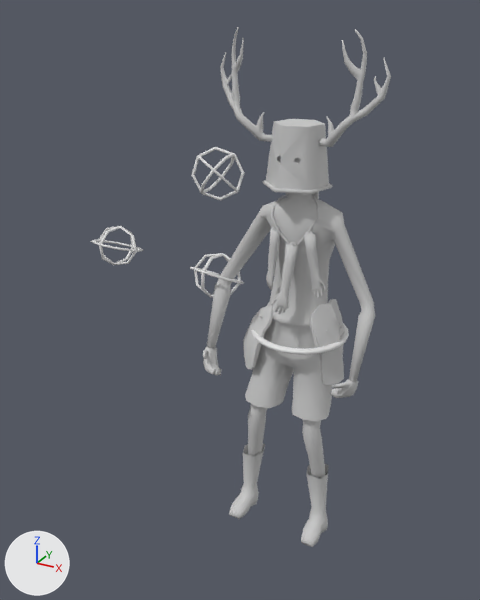
One commit to the FBX model cookies/Assets/3D_Assets/Characters/Models/chef_eddie.FBX: the scene before it, then after it.
One viewpoint serves both versions: a 50 mm lens placed at (0.684, -1.575, 1.48), pointed at (-0.17, -0.023, 0.704). The lights are fixed; the arrows at lower left show +X, +Y and +Z. Where no turn or scale is listed for an object, it has been applied to the vertices.

Names of what the first picture shows: 'chef_eddie', 'eddie_l_forearm_controller', 'eddie_r_forearm_controller', 'eddie_r_shoulder_controller', 'main_eddie_controller.001'.
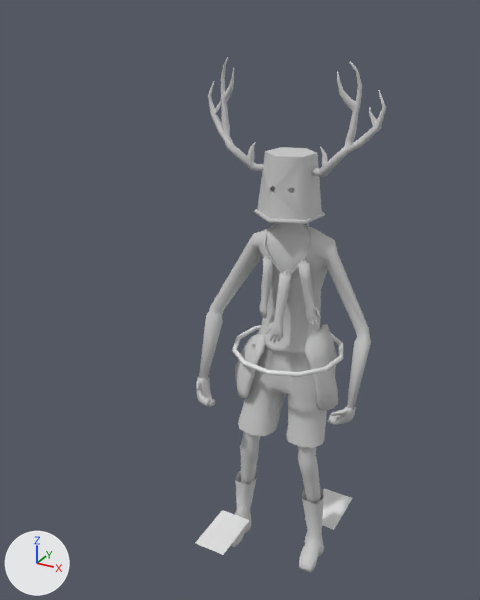
Pixel boxes (x1, y1, x2, y2) of what changed, in the pictures (480 x 600 px):
```json
{"object": "chef_eddie", "change": "moved, turned", "before": [203, 27, 391, 547], "after": [196, 57, 386, 573]}
{"object": "Rectangle001", "change": "added", "after": [195, 510, 250, 555]}
{"object": "eddie_r_shoulder_controller", "change": "deleted", "before": [191, 147, 245, 201]}
{"object": "Torus001.001", "change": "added", "after": [232, 325, 343, 377]}
{"object": "Rectangle002", "change": "added", "after": [322, 489, 352, 530]}
{"object": "main_eddie_controller.001", "change": "deleted", "before": [251, 323, 349, 355]}
{"object": "eddie_r_forearm_controller", "change": "deleted", "before": [91, 226, 143, 265]}
{"object": "eddie_l_forearm_controller", "change": "deleted", "before": [190, 253, 244, 297]}
```

Edits to the scene script, one JSON object a line:
```json
{"op": "add", "block": "me_mesh_001_1", "code": ["me_mesh_001_1 = bpy.data.meshes.new('Mesh.001')", "me_mesh_001_1.from_pydata(...)  # a torus around z (ring radius 0.153, tube radius 0.007) spanning x -0.159..0.159, y -0.159..0.159, z -0.007..0.007"]}
{"op": "add", "block": "me_mesh_003_1", "code": ["me_mesh_003_1 = bpy.data.meshes.new('Mesh.003')", "me_mesh_003_1.from_pydata([(4.9, 8.2, 0.0), (-4.9, 8.2, 0.0), (-4.9, -8.2, 0.0), (4.9, -8.2, 0.0)], [], [(2, 3, 0, 1)])"]}
{"op": "remove", "block": "ob_eddie_l_forearm_controller", "code": ["ob_eddie_l_forearm_controller = bpy.data.objects.new('eddie_l_forearm_controller', me_mesh_003)", "ob_eddie_l_forearm_controller.location = (-0.23, -0.05, 0.779)"]}
{"op": "set", "path": "ob_chef_eddie.location", "old": "(0.0, 0.0, 0.0)", "new": "(0.0, -0.045, -0.065)"}
{"op": "set", "path": "ob_chef_eddie.rotation_euler", "old": "(1.571, 0.0, 0.0)", "new": "(1.571, 0.0, 0.0873)", "note": "degrees (90, 0, 0) -> degrees (90, 0, 5)"}
{"op": "remove", "block": "ob_main_eddie_controller_001", "code": ["ob_main_eddie_controller_001 = bpy.data.objects.new('main_eddie_controller.001', me_mesh_001)", "ob_main_eddie_controller_001.location = (0.0, 0.029, 0.624)"]}
{"op": "remove", "block": "ob_eddie_r_shoulder_controller", "code": ["ob_eddie_r_shoulder_controller = bpy.data.objects.new('eddie_r_shoulder_controller', me_mesh_004)", "ob_eddie_r_shoulder_controller.location = (-0.249, -0.006, 1.062)"]}
{"op": "remove", "block": "ob_eddie_r_forearm_controller", "code": ["ob_eddie_r_forearm_controller = bpy.data.objects.new('eddie_r_forearm_controller', me_mesh_005)", "ob_eddie_r_forearm_controller.location = (-0.628, 0.0, 0.787)"]}
{"op": "add", "block": "ob_torus001_001", "code": ["ob_torus001_001 = bpy.data.objects.new('Torus001.001', me_mesh_001_1)", "ob_torus001_001.location = (-0.002, -0.045, 0.602)"]}
{"op": "add", "block": "ob_rectangle002", "code": ["ob_rectangle002 = bpy.data.objects.new('Rectangle002', me_mesh_003_1)", "ob_rectangle002.location = (0.121, 0.039, 0.015)", "ob_rectangle002.scale = (0.01, 0.01, 0.01)"]}
{"op": "add", "block": "ob_rectangle001", "code": ["ob_rectangle001 = bpy.data.objects.new('Rectangle001', me_mesh_003_1.copy())", "ob_rectangle001.location = (-0.125, -0.214, 0.015)", "ob_rectangle001.scale = (0.01, 0.01, 0.01)"]}
```
